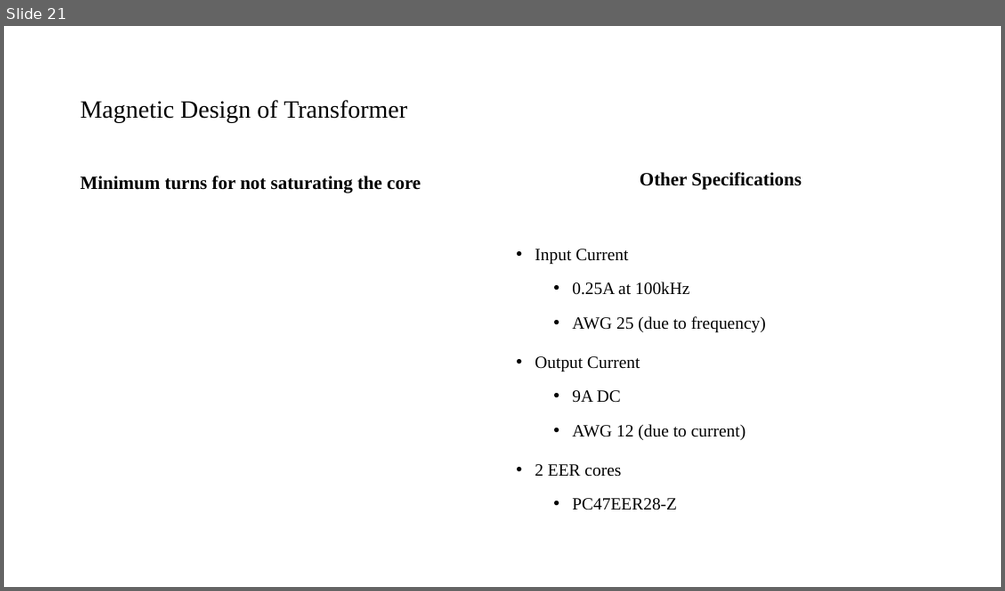
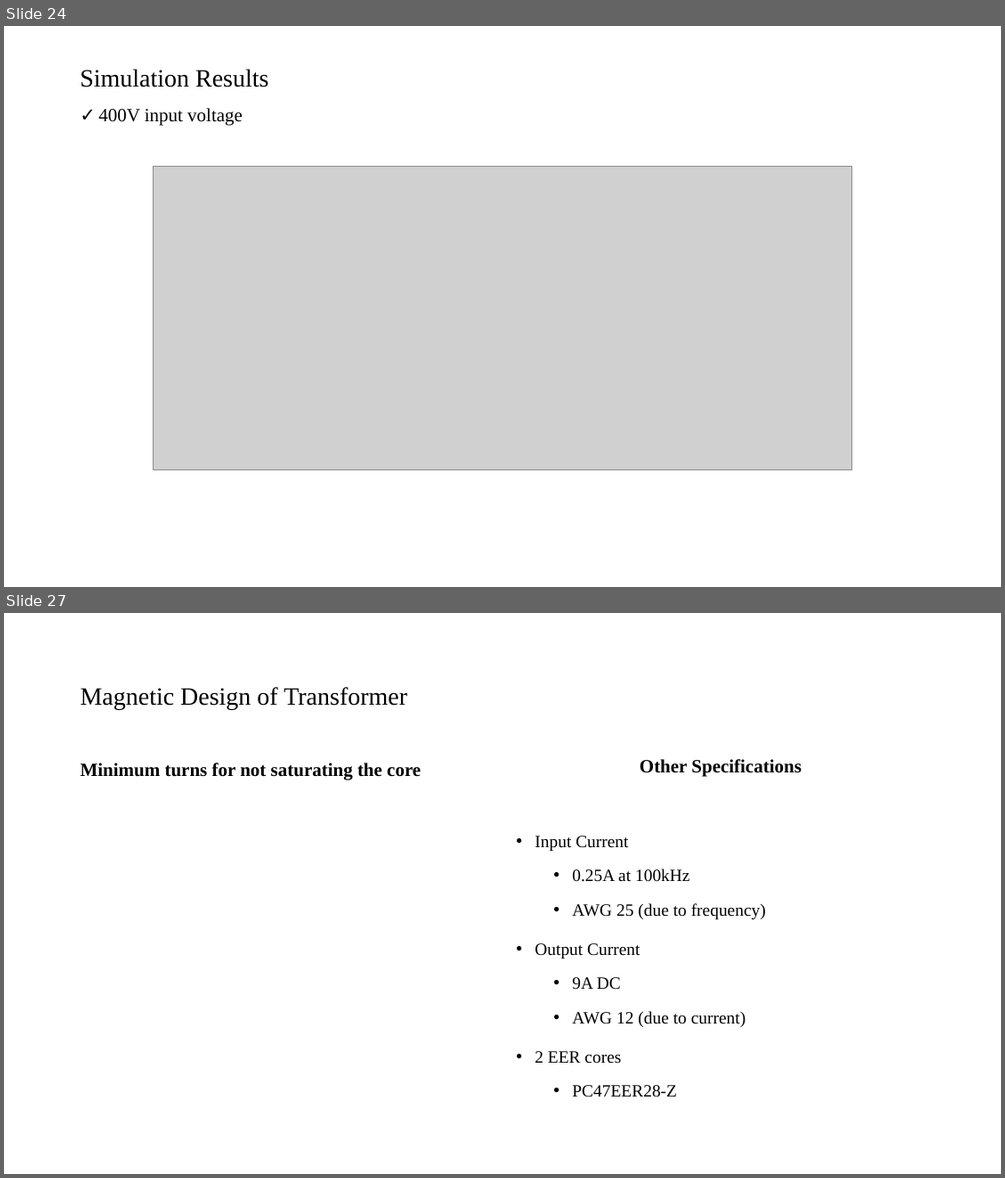
Before and after one commit to mustafayildz/EE464-Term-Project-, a slide deck: EE464_Proje_Sunu.pptx. Shown one above the other, each under a label of ours: slide 21 before the commit, slides 24 and 27 after it; the slides between them are not shown. The pictures are 1005x591 and 1005x1178 pixels, drawn with LibreOffice and Linux fonts; fonts in the diff are those of the drawing; grey boxes stand for pictures. Boxes give left, top, right and bottom in pixels: in the first picture for what was removed or moved away, otherwise in the second. Text is boxed around its words. In the diff, an @@ line names an element or a change of style, - is before the commit and + after.

```diff
--- a/EE464_Proje_Sunu.pptx
+++ b/EE464_Proje_Sunu.pptx
@@ slide 24 added at box(4, 26, 1001, 587), background #FFFFFF @@
@@ title added at box(80, 69, 268, 87), 24 pt, text #000000 @@
+Simulation Results
@@ text added at box(98, 108, 243, 126), 18 pt, text #000000 @@
+✓ 400V input voltage
@@ picture added at box(153, 167, 852, 469) @@
@@ what was slide 21 is now slide 27 @@
```
Also in this commit, not shown: 5 other slides added.
